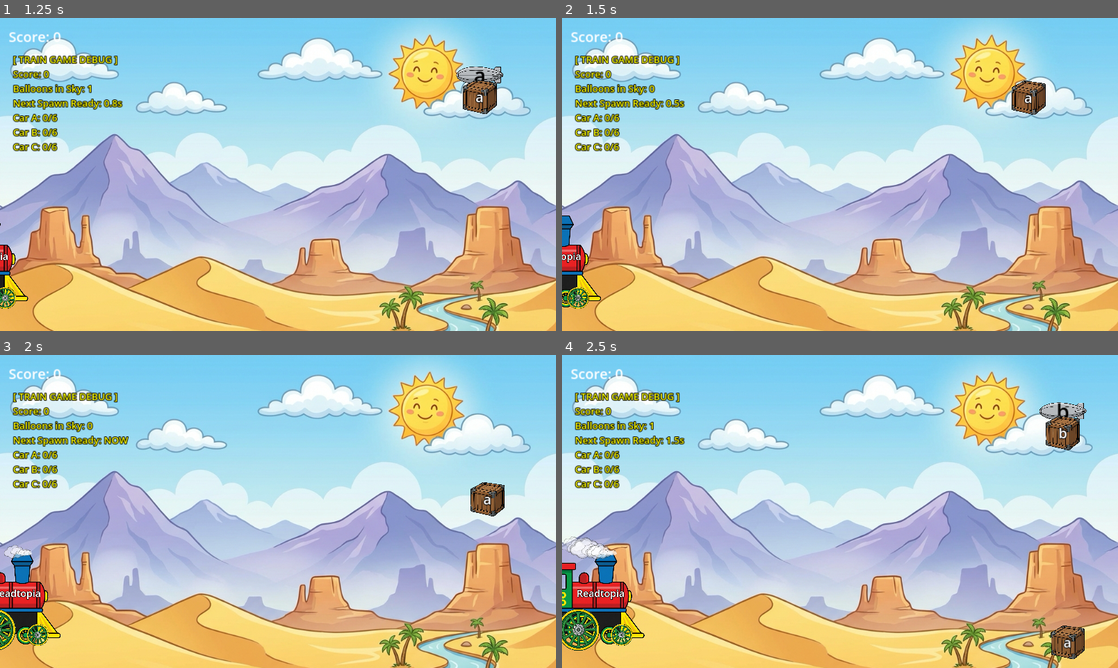
Above: before the commit, frames 1-4 (two rows, left to right).
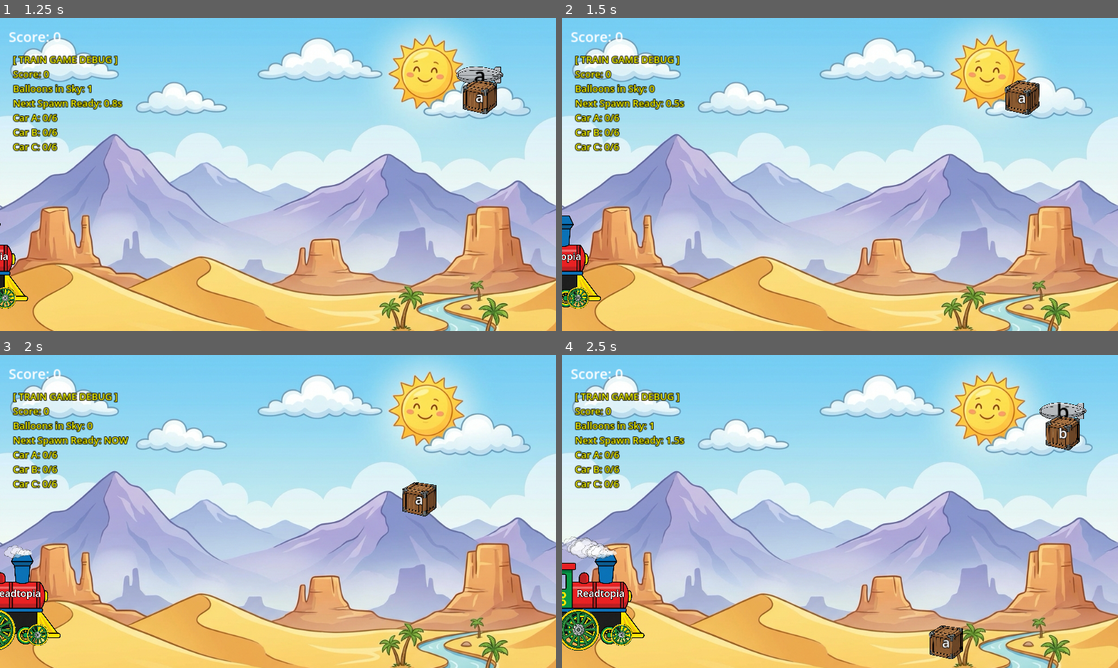
Above: after the commit, the same moments.

Repository: xiangfa/rt-games-godot
Game: Godot game, scene res://scenes/main.tscn
Two runs of this game, one before a commit and one after it. Both use one fixed random seed, a clock stepped at 60 frames per second and the inputs below.
Inputs (mouse positions are in pixels of both pictures, inside the frame that each line leads up to):
- Up to frame 1 (1.25 s): tap Enter at 0.5 s; move the mouse to (400, 158) at 0.52 s; click (400, 158) at 0.67 s
- Up to frame 2 (1.5 s): move the mouse to (1040, 74) at 1.27 s; click (1040, 74) at 1.42 s
- Up to frame 3 (2 s): no input
- Up to frame 4 (2.5 s): move the mouse to (895, 442) at 2.02 s; click (895, 442) at 2.17 s

Frame 1 is identical in both runs. In frame 2, 0.6% of the frame differs, in the area x 79-87%, y 20-31%; in frame 3, 1.1%, in the area x 72-91%, y 40-52%; in frame 4, 1.1%.

Commit message:
v1.4: Refined crate physics with blimp momentum

Diff:
--- a/train-words/scripts/balloon.gd
+++ b/train-words/scripts/balloon.gd
@@ -34,15 +34,13 @@
 func pop_balloon():
 	print("PHYSICS_DEBUG: Balloon popped! Dropping crate: " + (held_crate.label if held_crate else "NULL"))
 	if held_crate:
-		# Inherit Train Momentum
-		var train_speed = 0.0
+		# Inherit Blimp Momentum (Moved from 1250 to -300 in 8s = -193.75 px/s)
+		var blimp_velocity_x = -194.0
 		var main_scene = get_tree().current_scene
-		if main_scene.has_node("Train"):
-			train_speed = main_scene.get_node("Train").speed
 
-		# Reparent to Main scene so it doesn't move with the balloon anymore
+		# Reparent to Main scene
 		held_crate.reparent(main_scene)
-		held_crate.linear_velocity = Vector2(train_speed, 0) # Apply momentum
+		held_crate.linear_velocity = Vector2(blimp_velocity_x, 0) # Apply blimp momentum
 		held_crate.freeze = false
 		held_crate = null
 
--- a/train-words/scripts/main.gd
+++ b/train-words/scripts/main.gd
@@ -170,9 +170,9 @@
 		await get_tree().process_frame
 
 		var tween = create_tween()
-		tween.set_trans(Tween.TRANS_BOUNCE).set_ease(Tween.EASE_OUT)
-		# Smooth transition from current local position (inherited momentum) into slot
-		tween.tween_property(crate, "position", target_pos, 0.6)
+		tween.set_trans(Tween.TRANS_QUAD).set_ease(Tween.EASE_OUT)
+		# Snappier transition into slot to feel more like a landing than a float
+		tween.tween_property(crate, "position", target_pos, 0.4)
 		tween.parallel().tween_property(crate, "rotation", randf_range(-0.1, 0.1), 0.4)
 
 		if car.matched_count == 6:
